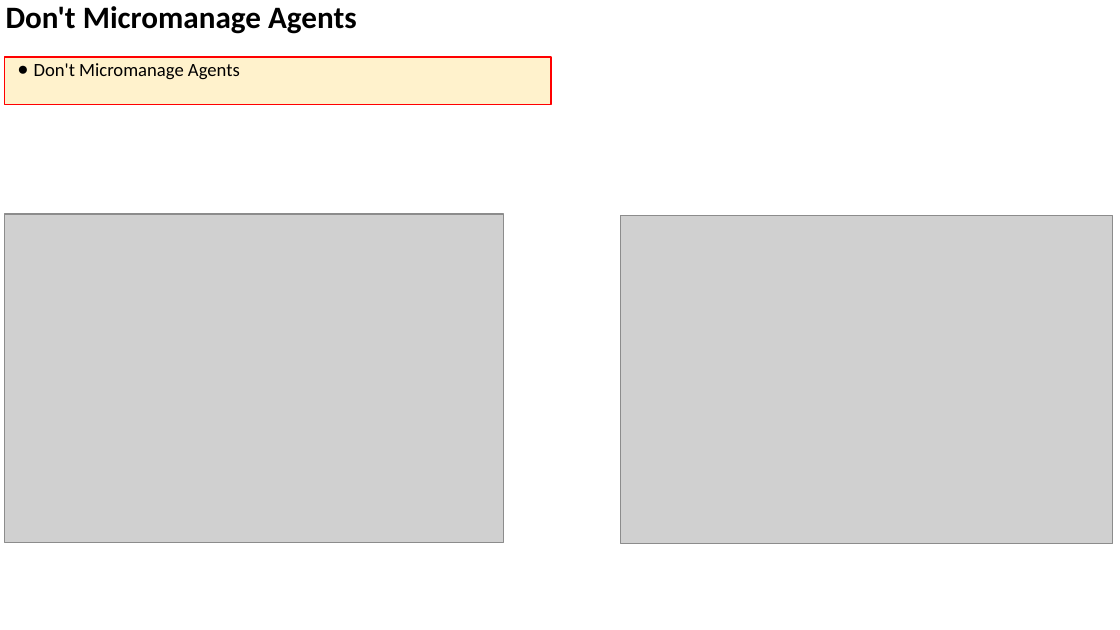
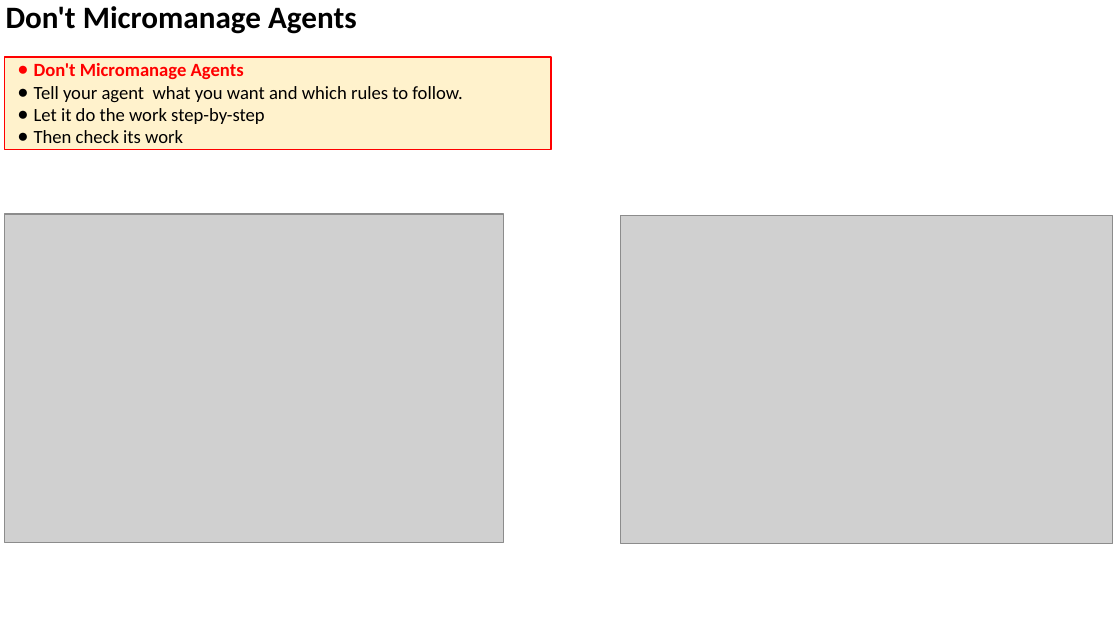
Before and after one commit to lselector/seminar, a slide deck: slide 8 of 2026/2026-11-06-AI-News.pptx. Drawn at 1120x630 pixels with LibreOffice and Linux fonts; fonts in the diff are those of the drawing; grey boxes stand for pictures. Boxes give left, top, right and bottom in pixels: in the first picture for what was removed or moved away, otherwise in the second. Text is boxed around its words. In the diff, an @@ line names an element or a change of style, - is before the commit and + after.

```diff
--- a/2026/2026-11-06-AI-News.pptx
+++ b/2026/2026-11-06-AI-News.pptx
@@ rectangle "Don't Micromanage Agents": place and size @@
-rectangle "Don't Micromanage Agents" at (4, 57, 551, 104)
+rectangle "Don't Micromanage Agents" at (4, 57, 551, 150)
@@ text in rectangle at (34, 86, 462, 143): paragraphs added @@
+● Tell your agent what you want and which rules to follow.
+● Let it do the work step-by-step
+● Then check its work
@@ text in rectangle at (34, 63, 244, 79): text colour #000000 to #FF0000, bold on in "Don't Micromanage Agents"; bullet colour #000000 to #FF0000 @@
```
Also in this commit, not shown: 5 other slides changed, 2 slides added, 2 slides removed.
